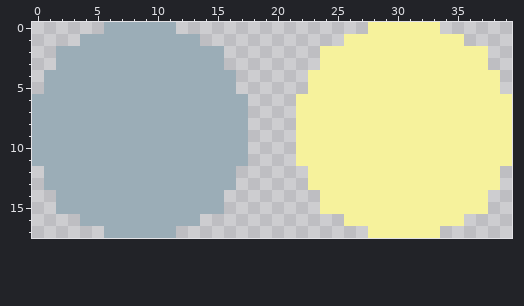
Edited in one commit: pixel-art sprite (Assets/Core/Art/Sprites/UI/Placeholders/BulletsPlaceholder.png). The first picture shows the starting point.
The file is 40x18 pixels.
And afterwards:
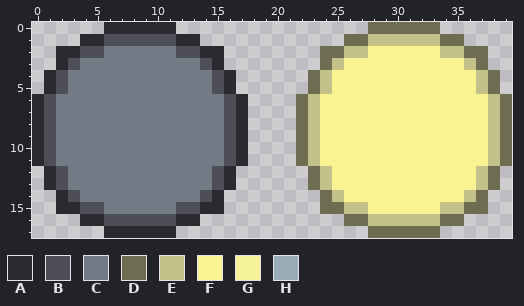
Palette (. is transparent): A #2a2a2f  B #4e4e58  C #737b87  D #6e6d51  E #c3c089  F #f9f48f  G #f6f29c  H #9badb7
Author's note on the commit: Updated bullet background sprites
Difference:
Changed rows in their new state; - is an unchanged pixel.
first column x 0:
 0 ------AAAAAA----------------DDDDDD------
 1 ----AABBBBBBAA------------DDEEEEEEDD----
 2 --AABBCCCCCCBBAA--------DDEEFFFFFFEEDD--
 3 --ABCCCCCCCCCCBA--------DEFFFFFFFFFFED--
 4 -ABCCCCCCCCCCCCBA------DEFFFFFFFFFFFFED-
 5 -ABCCCCCCCCCCCCBA------DEFFFFFFFFFFFFED-
 6 ABCCCCCCCCCCCCCCBA----DEFFFFFFFFFFFFFFED
 7 ABCCCCCCCCCCCCCCBA----DEFFFFFFFFFFFFFFED
 8 ABCCCCCCCCCCCCCCBA----DEFFFFFFFFFFFFFFED
 9 ABCCCCCCCCCCCCCCBA----DEFFFFFFFFFFFFFFED
10 ABCCCCCCCCCCCCCCBA----DEFFFFFFFFFFFFFFED
11 ABCCCCCCCCCCCCCCBA----DEFFFFFFFFFFFFFFED
12 -ABCCCCCCCCCCCCBA------DEFFFFFFFFFFFFED-
13 -ABCCCCCCCCCCCCBA------DEFFFFFFFFFFFFED-
14 --ABCCCCCCCCCCBA--------DEFFFFFFFFFFED--
15 --AABBCCCCCCBBAA--------DDEEFFFFFFEEDD--
16 ----AABBBBBBAA------------DDEEEEEEDD----
17 ------AAAAAA----------------DDDDDD------
